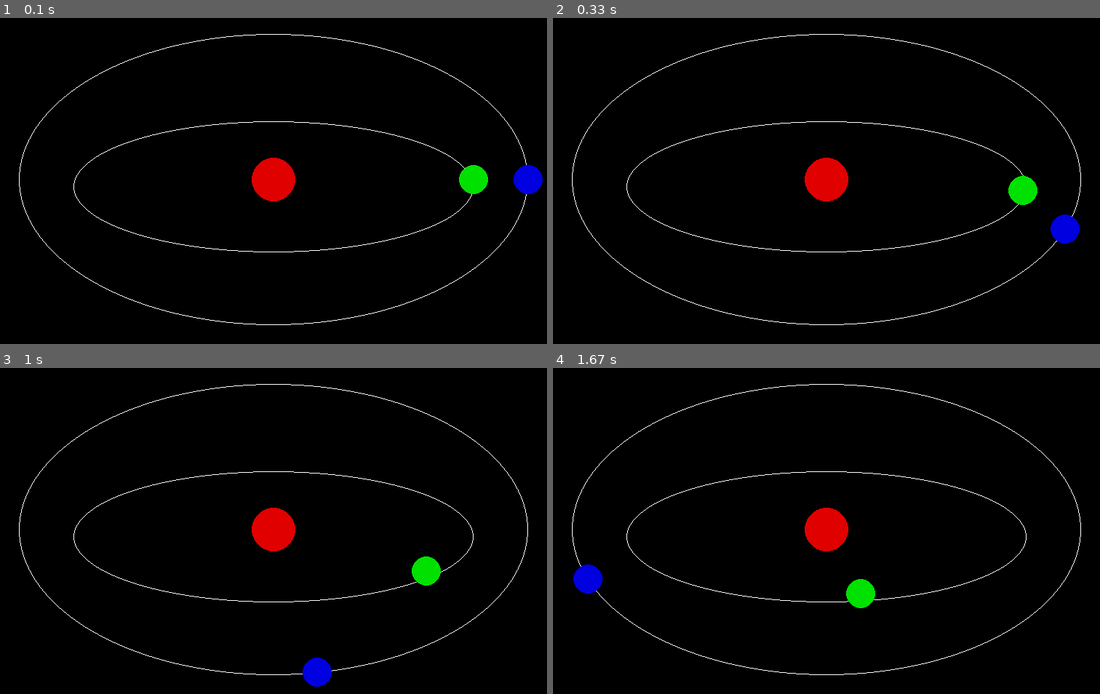
Above: before the commit, frames 1-4 (two rows, left to right).
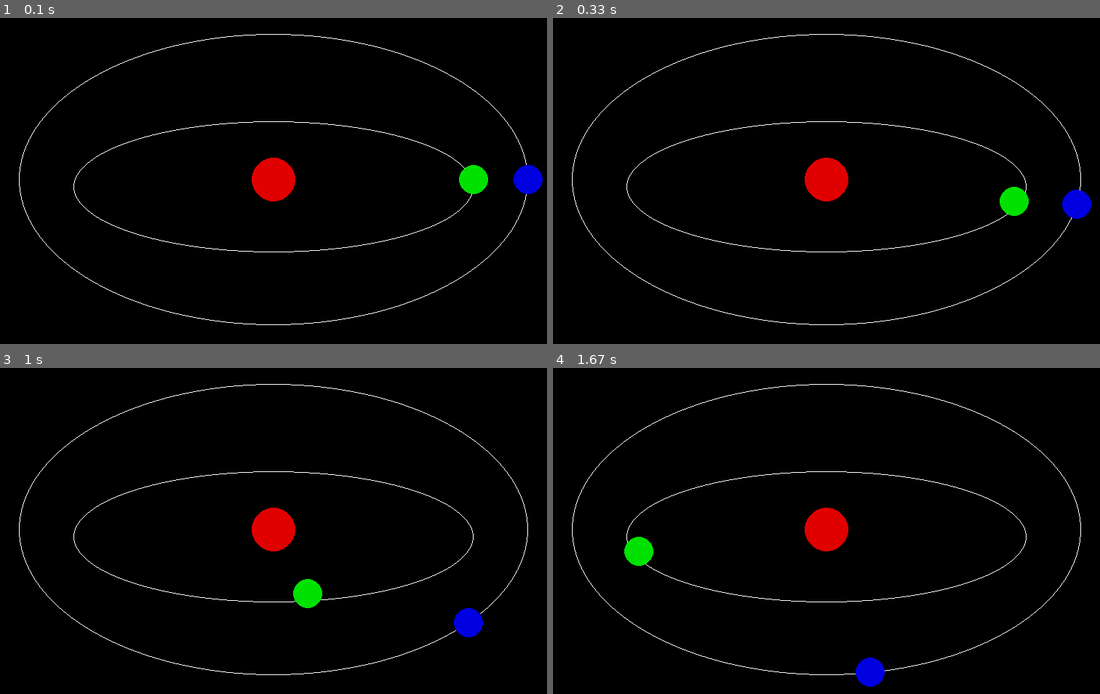
Above: after the commit, the same moments.

Repository: atharva-01/PyGame
Game: pygame game, started from elliptical_orbit.py
The game is run twice, just before and just after one commit, with the same random seed, the same clock (stepped at 60 frames per second) and the same inputs.
Inputs:
- Up to frame 1 (0.1 s): no input
- Up to frame 2 (0.33 s): no input
- Up to frame 3 (1 s): no input
- Up to frame 4 (1.67 s): no input

Frame 1 is identical in both runs. In frame 2, 1.2% of the frame differs, in the area x 81-99%, y 48-70%; in frame 3, 1.5%, in the area x 53-89%, y 57-98%; in frame 4, 1.5%.

Commit message:
initial commit

Diff:
--- a/elliptical_orbit.py
+++ b/elliptical_orbit.py
@@ -1,7 +1,7 @@
 import pygame
 import sys
 import math
-from random import randint
+
 
 pygame.init()
 SCREEN_WIDTH = 800
@@ -47,7 +47,7 @@
         draw_sun()
         draw_orbit1()
         draw_orbit2()
-        draw_balls(degree,275,90,GREEN)
-        draw_balls(degree*2,350,200,BLUE)
+        draw_balls(degree*2,275,90,GREEN)
+        draw_balls(degree,350,200,BLUE)
         pygame.display.update()
         clock.tick(fps)
